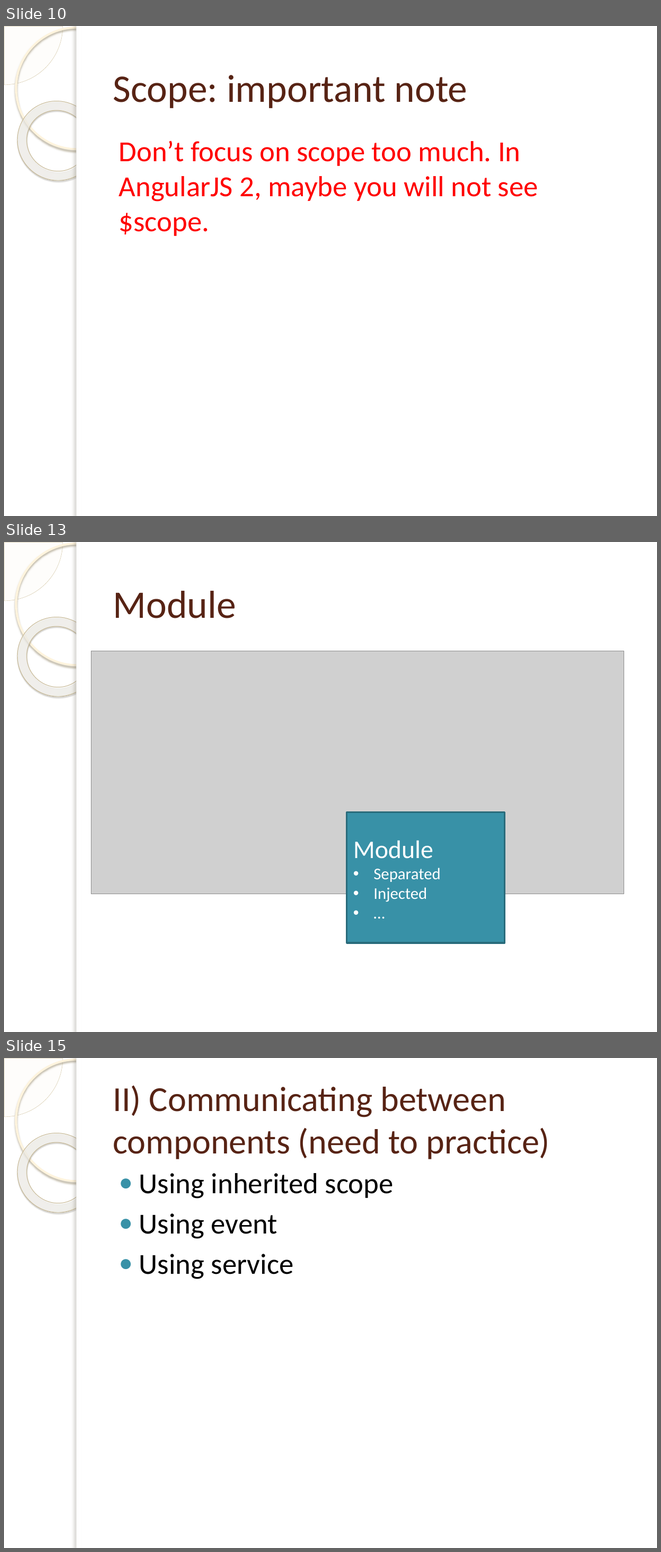
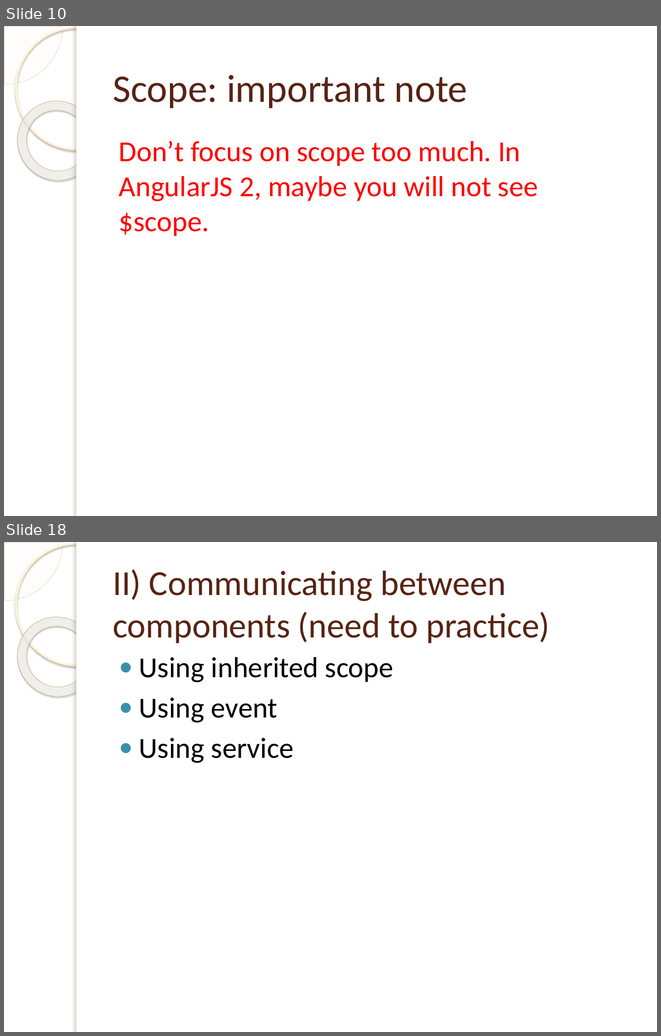
Before and after one commit to xuancong246/documents, a slide deck: Ebooks/AngularJS/AngularJS (Second meeting).pptx. Shown one above the other, each under a label of ours: slides 10, 13 and 15 before the commit, slides 10 and 18 after it; the slides between them are not shown. The pictures are 661x1552 and 661x1036 pixels, drawn with LibreOffice and Linux fonts; fonts in the diff are those of the drawing; grey boxes stand for pictures; background and template pictures are left out. Boxes give left, top, right and bottom in pixels: in the first picture for what was removed or moved away, otherwise in the second. Text is boxed around its words. In the diff, an @@ line names an element or a change of style, - is before the commit and + after.

```diff
--- a/Ebooks/AngularJS/AngularJS (Second meeting).pptx
+++ b/Ebooks/AngularJS/AngularJS (Second meeting).pptx
@@ slide 13 removed at box(4, 542, 657, 1032), background picture (left out); not listed: 5 template elements that a slide beside it also shows @@
@@ title removed at box(113, 591, 236, 618) @@
-Module
@@ picture removed at box(91, 651, 624, 894) @@
@@ rectangle removed at box(347, 812, 505, 943) @@
-Module
-• Separated
-• Injected
-• …
@@ what was slide 15 is now slide 18 @@
```
Also in this commit, not shown: 1 slide changed, 6 slides added, 2 other slides removed.
